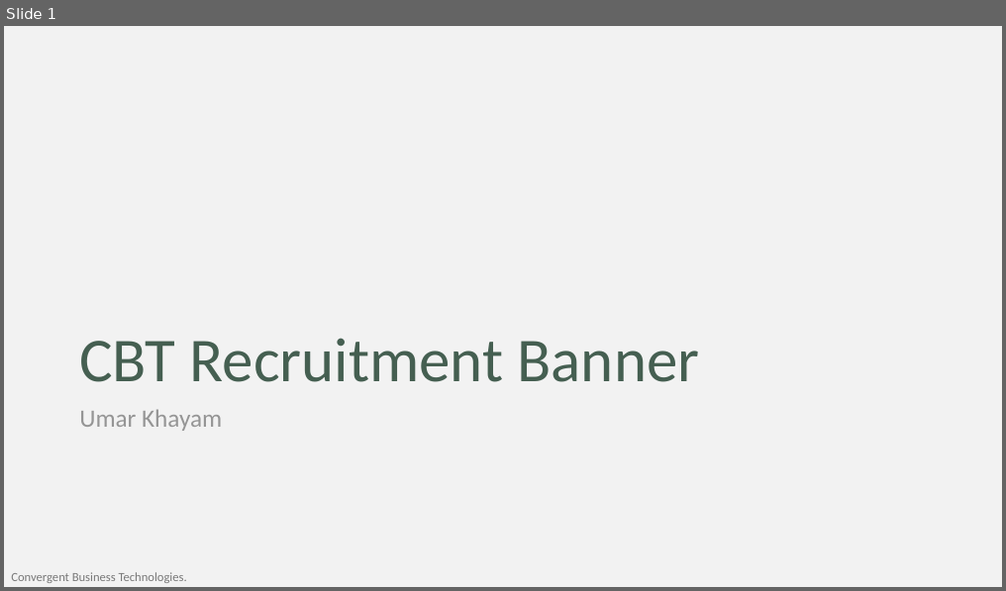
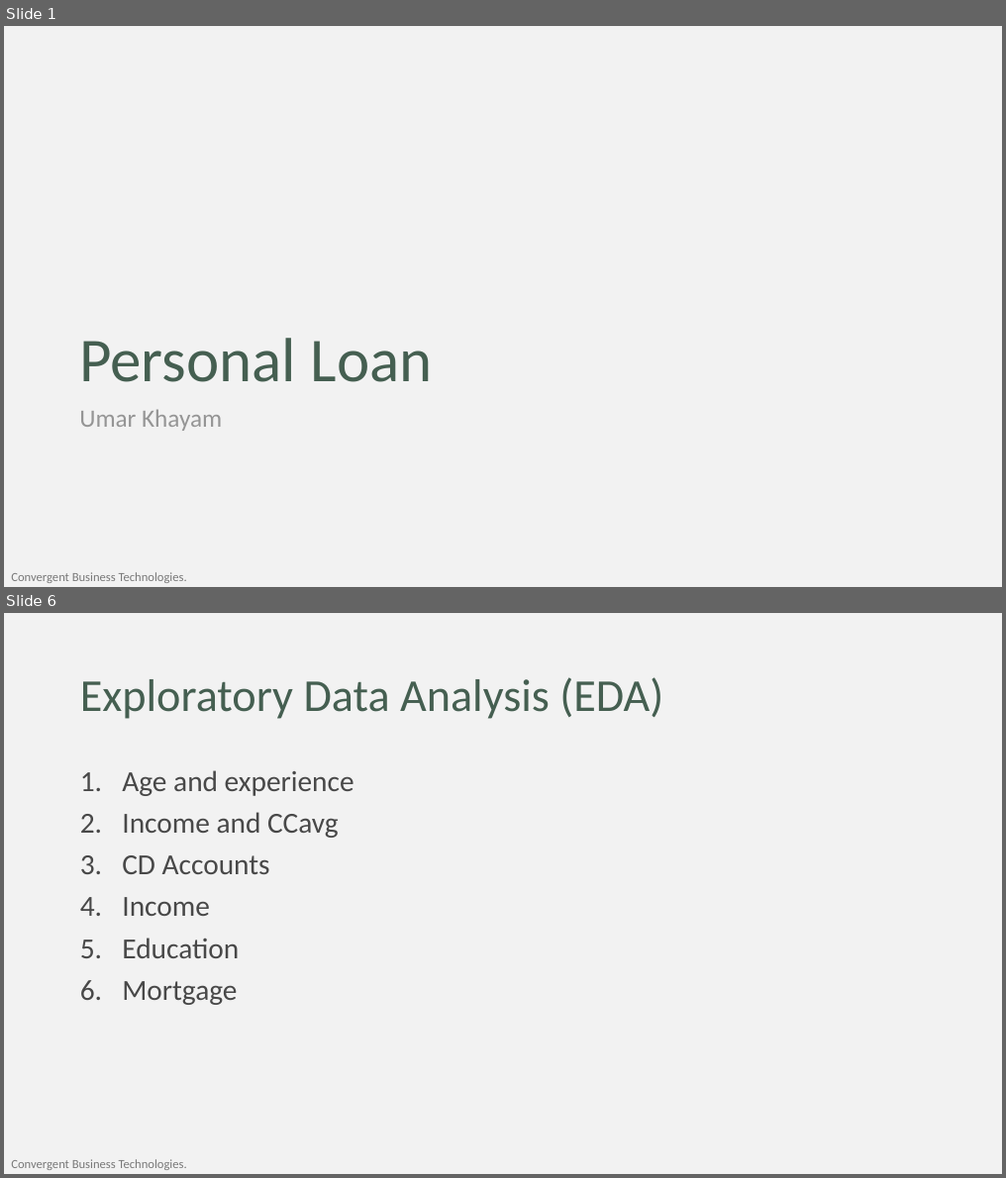
Before and after one commit to umar-khayam/Data-Science, a slide deck: Learning/Statistics/ISL/Presentation_v1.2.pptx. Shown one above the other, each under a label of ours: slide 1 before the commit, slides 1 and 6 after it; the slides between them are not shown. The pictures are 1006x591 and 1006x1178 pixels, drawn with LibreOffice and Linux fonts; fonts in the diff are those of the drawing; background and template pictures are left out. Boxes give left, top, right and bottom in pixels: in the first picture for what was removed or moved away, otherwise in the second. Text is boxed around its words. In the diff, an @@ line names an element or a change of style, - is before the commit and + after.

Commit message:
Bank Personal Loan

```diff
--- a/Learning/Statistics/ISL/Presentation_v1.2.pptx
+++ b/Learning/Statistics/ISL/Presentation_v1.2.pptx
@@ slide 6 added at (4, 613, 1002, 1174), background #F2F2F2; not listed: 1 template element that a slide beside it also shows @@
@@ title added at (80, 677, 663, 719), 44 pt, text #455F51 @@
+Exploratory Data Analysis (EDA)
@@ text added at (122, 770, 354, 1005), 28 pt, text #484848 @@
+1. Age and experience
+2. Income and CCavg
+3. CD Accounts
+4. Income
+5. Education
+6. Mortgage
@@ slide 1 changed as well @@
@@ title at (79, 338, 433, 382): text changed @@
-CBT Recruitment Banner
+Personal Loan
```
Also in this commit, not shown: 16 other slides added, 10 slides removed, 7 other files.
